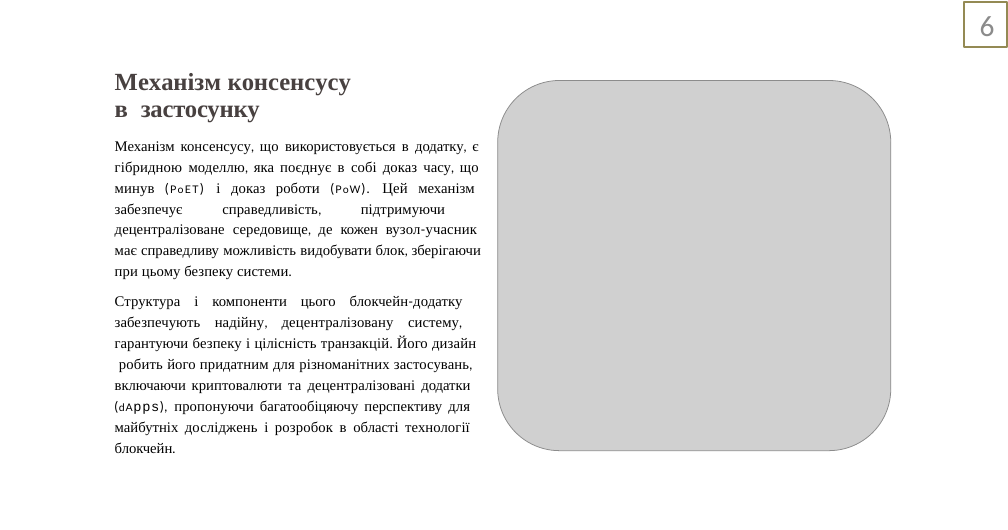
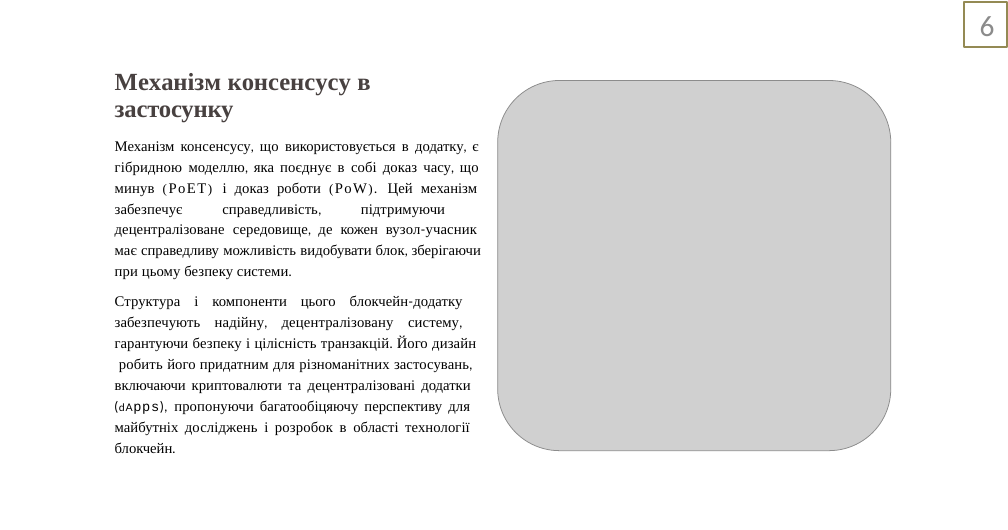
Before and after one commit to Sunr1s/BlockChain, a slide deck: slide 6 of blokchejn-platforma-dlya-avtomatizovanoyi-platizhnoyi-sistemi-zahist-zvitu-z-tehnologichnoyi-praktiki-2023-5-30-16-16-39.pptx. Drawn at 1008x530 pixels with LibreOffice and Linux fonts; fonts in the diff are those of the drawing; grey boxes stand for pictures. Boxes give left, top, right and bottom in pixels: in the first picture for what was removed or moved away, otherwise in the second. Text is boxed around its words. In the diff, an @@ line names an element or a change of style, - is before the commit and + after.

```diff
--- a/blokchejn-platforma-dlya-avtomatizovanoyi-platizhnoyi-sistemi-zahist-zvitu-z-tehnologichnoyi-praktiki-2023-5-30-16-16-39.pptx
+++ b/blokchejn-platforma-dlya-avtomatizovanoyi-platizhnoyi-sistemi-zahist-zvitu-z-tehnologichnoyi-praktiki-2023-5-30-16-16-39.pptx
@@ title "Механізм консенсусу в застосунку" rewrapped from box(115, 73, 351, 123) to box(115, 73, 370, 123) @@
@@ text at box(115, 141, 481, 279): size 10 to 14 pt, font Lato to Times New Roman in "(PoET) (PoW)." @@
```
Also in this commit, not shown: 4 other slides changed, 13 other files.
